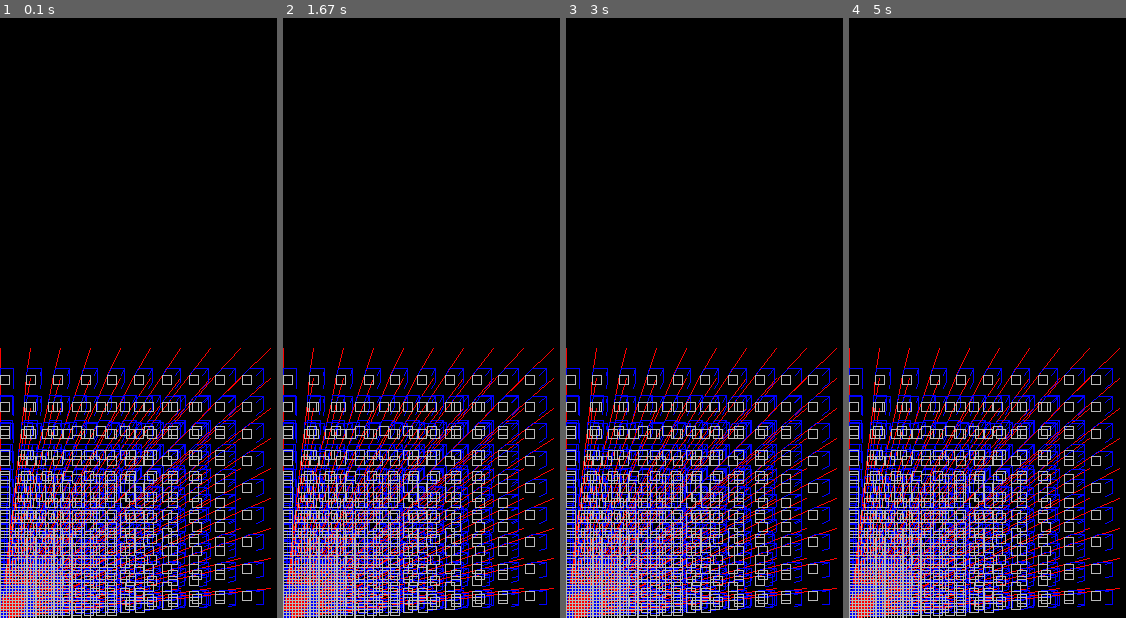
Above: before the commit, frames 1-4 (left to right).
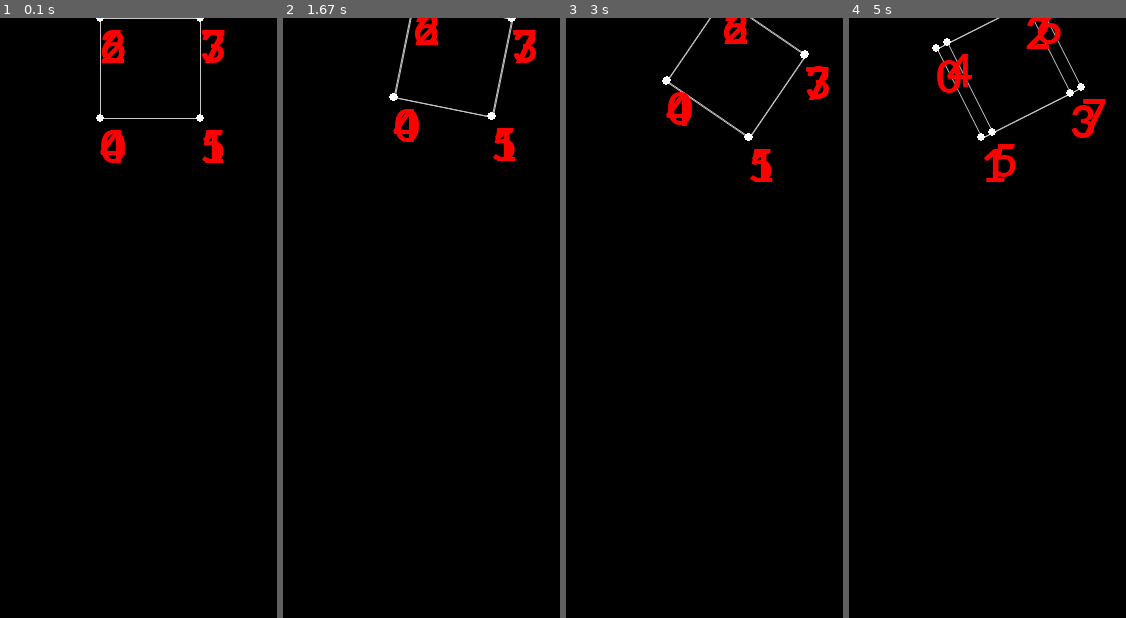
Above: after the commit, the same moments.

Repository: JTWWilson/Minesweeper
Game: pygame game, started from test.py
The game is run twice, just before and just after one commit, with the same random seed, the same clock (stepped at 60 frames per second) and the same inputs.
Inputs:
- Up to frame 1 (0.1 s): no input
- Up to frame 2 (1.67 s): hold Q 0.33-0.8 s; hold Right 0.33-0.8 s; hold Right 0.83-1.3 s; tap Z at 0.9, 1.2, 1.4 s; tap X at 0.98 s; hold Up 1.33-1.63 s; hold W 1.33-1.63 s
- Up to frame 3 (3 s): hold Right 1.67-2.13 s; tap Z at 1.73, 2.03, 2.23, 2.53, 2.8 s; hold Left 2.17-2.7 s; hold A 2.17-2.7 s; tap X at 2.32 s; hold Down from 2.73 s (still down); hold S from 2.73 s (still down)
- Up to frame 4 (5 s): release Down at 3.03 s; release S at 3.03 s; hold Left 3.07-3.47 s; hold A 3.07-3.47 s; tap Z at 3.13, 3.43, 3.57, 3.97, 4.27, 4.63 s; hold Up 3.5-3.87 s; hold W 3.5-3.87 s; tap X at 3.65 s; hold Right 3.9-4.53 s; hold Down 4.57-4.93 s; hold S 4.57-4.93 s; hold Left from 4.97 s (still down); hold A from 4.97 s (still down)

The runs differ from the first frame. In frame 1, 20% of the frame differs, in the area x 0-98%, y 0-100%; in frame 2, 20%; in frame 3, 20%; in frame 4, 21%.

Commit message:
Added 3D visualisation, rotation and translation
Using the tutorials from
http://www.petercollingridge.co.uk/pygame-3d-graphics-tutorial I have
created a cube that rotates and translates depending on the user's input

Diff:
--- a/test.py
+++ b/test.py
@@ -1,4 +1,5 @@
 import pygame
+import wireframe
 
 # Colours
 BLACK = (0, 0, 0)
@@ -19,15 +20,116 @@
 FONT = 'Calibri'
 TEXTSIZE = 70
 
+# Converts the user's key-input to a rotation or translation
+key_to_function = {
+    pygame.K_LEFT: (lambda x: x.translateall('x', -10)),
+    pygame.K_RIGHT: (lambda x: x.translateall('x', 10)),
+    pygame.K_DOWN: (lambda x: x.translateall('y', 10)),
+    pygame.K_UP: (lambda x: x.translateall('y', -10)),
+    # pygame.K_EQUALS: (lambda x: x.scaleAll(1.25)),
+    # pygame.K_MINUS:  (lambda x: x.scaleAll( 0.8)),
+    pygame.K_q: (lambda x: x.rotateall('X', 0.1)),
+    pygame.K_w: (lambda x: x.rotateall('X', -0.1)),
+    pygame.K_a: (lambda x: x.rotateall('Y', 0.1)),
+    pygame.K_s: (lambda x: x.rotateall('Y', -0.1)),
+    pygame.K_z: (lambda x: x.rotateall('Z', 0.1)),
+    pygame.K_x: (lambda x: x.rotateall('Z', -0.1))}
 
-def convert_to_2d(point=(0, 0, 0)):
-    #  * (point[2] * .3)
-    return [point[0] * (point[2] * .3) * 10, 600 - point[1] * (point[2] * .3) * 10]
 
-print(convert_to_2d([3, 3, 3]))
+class ProjectionViewer:
+    """
+    Displays 3D objects on a Pygame screen
+    """
+
+    def __init__(self, width, height):
+        """
+        :param width: Width of the screen that 'run' creates
+        :param height: Height of the screen that 'run' creates
+        """
+        self.width = width
+        self.height = height
+        self.screen = pygame.display.set_mode((width, height))
+        pygame.display.set_caption('Wireframe Display')
+        self.background = (0, 0, 0)
+
+        self.wireframes = {}
+        self.displayvertices = True
+        self.displayedges = True
+        self.vertexColour = (255, 255, 255)
+        self.edgeColour = (200, 200, 200)
+        self.vertexRadius = 4
+
+    def addwireframe(self, name, frame):
+        """
+        Adds a named Wireframe object
+        :param name: The name of the object
+        :param frame: The object itself
+        """
+        self.wireframes[name] = frame
+
+    def run(self):
+        """
+        Create a pygame screen until it is closed by the user.
+        """
+
+        running = True
+        while running:
+            for event in pygame.event.get():
+                if event.type == pygame.QUIT:
+                    running = False
+                elif event.type == pygame.KEYDOWN:
+                    if event.key in key_to_function:
+                        key_to_function[event.key](self)
+
+            self.display()
+            pygame.display.flip()
+
+    def display(self):
+        """ Draw the wireframes on the screen. """
+
+        self.screen.fill(self.background)
+
+        for frame in self.wireframes.values():
+            if self.displayedges:
+                for edge in frame.edges:
+                    pygame.draw.aaline(self.screen, self.edgeColour, (edge.start.x, edge.start.y),
+                                       (edge.stop.x, edge.stop.y), 1)
+
+            if self.displayvertices:
+                for vertex in range(len(frame.vertices)):
+                    font = pygame.font.SysFont(FONT, 50, True, False)
+                    text = font.render(str(vertex), True, RED)
+                    self.screen.blit(text, (int(frame.vertices[vertex].x),
+                                            int(frame.vertices[vertex].y)))
+                    pygame.draw.circle(self.screen,
+                                       self.vertexColour,
+                                       (int(frame.vertices[vertex].x),
+                                        int(frame.vertices[vertex].y)),
+                                       self.vertexRadius, 0)
+
+    def translateall(self, axis, d):
+        """
+        Translate all wireframes along a given axis by d units.
+        :param axis: The axis on which the wireframes are translated
+        :param d: By how many units they are translated
+        """
+        for frame in self.wireframes:
+            self.wireframes[frame].translate(axis, d)
+
+    def rotateall(self, axis, theta):
+        """
+        Rotate all wireframe about their centre, along a given axis by a given angle.
+        :param axis: The axis on which the wireframes are rotated
+        :param theta: By what angle they are rotated
+        """
+        rotatefunction = 'rotate' + axis.lower()
+
+        for frame in self.wireframes:
+            centre = self.wireframes[frame].findcentre()
+            getattr(self.wireframes[frame], rotatefunction)(centre, theta)
+
 
 board = []
-screen = pygame.display.set_mode((600, 600))
 clock = pygame.time.Clock()
 
 for i in range(10):
@@ -35,67 +137,36 @@
     for j in range(10):
         aisle = []
         for k in range(10):
-            aisle.append({'value': '1',
-                            '2dpos': convert_to_2d([i, j, k]),
-                            'line': pygame.draw.line(screen, RED,
-                                                     convert_to_2d([i, j, k]),
-                                                     convert_to_2d([i, j, k + 1])),
-                            'cube1': pygame.draw.line(screen, BLUE,
-                                                      convert_to_2d([i, j, k]),
-                                                      convert_to_2d([i, j, k + .25])),
-                            'cube2': pygame.draw.line(screen, BLUE,
-                                                    convert_to_2d([i + .5, j, k]),
-                                                    convert_to_2d([i + .5, j, k + .25])),
-                            'cube3': pygame.draw.line(screen, BLUE,
-                                                    convert_to_2d([i + .5, j - .5, k]),
-                                                    convert_to_2d([i + .5, j - .5, k + .25])),
-                            'cube4': pygame.draw.line(screen, BLUE,
-                                                    convert_to_2d([i, j, k + .25]),
-                                                    convert_to_2d([i + .5, j, k + .25])),
-                            'cube5': pygame.draw.line(screen, BLUE,
-                                                    convert_to_2d([i + .5, j, k + .25]),
-                                                    convert_to_2d([i + .5, j - .5, k + .25]))
-            })
+            if [0, 0] == [i, j]:
+                [i, j, k] = [x + 1 * 100 for x in [i, j, k]]
+                aisle.append(wireframe.Wireframe([[i, j, k],
+                                                  [i + 100, j, k],
+                                                  [i, j - 100, k],
+                                                  [i + 100, j - 100, k],
+                                                  [i, j, k + 100],
+                                                  [i + 100, j, k + 100],
+                                                  [i, j - 100, k + 100],
+                                                  [i + 100, j - 100, k + 100]
+                                                  ],
+                                                 [(n, n + 4)
+                                                  for n in range(0, 4)] + [(n, n + 1)
+                                                                           for n in range(0, 8, 2)] + [(n, n + 2)
+                                                                                                       for n in
+                                                                                                       (0, 1, 4, 5)]
+                                                 ))
+                # aisle[-1].scale(1, (300, 300))
         row.append(aisle)
     board.append(row)
 
 pygame.init()
 
-#NEEDS FINISHING
-#   _____
-#  /    /|
-# /____/ |
-#|    | /
-#|____|/
-#
-#   _____
-#  /    /|
-# /    / |
-#       /
-#      /
+display = ProjectionViewer(600, 600)
 
 
+for i in range(len(board)):
+    for j in range(len(board[i])):
+        for k in range(len((board[i][j]))):
+            if [i, j] == [0, 0]:
+                display.addwireframe((i, j, k), board[i][j][k])
 
-while True:
-    for event in pygame.event.get():
-        if event.type == pygame.QUIT:
-            pygame.quit()
-            quit()
-    for i in range(len(board)):
-        for j in range(len(board[i])):
-            for k in range(len((board[i][j]))):
-                #board[i][j][k]['line'].blit
-                #font = pygame.font.SysFont(FONT, 1, True, False)
-                #text = font.render(str(board[j][i][k]['value']), True, GREY)
-                #screen.blit(text, [(margin + gridwidth) * i + margin * 2,
-                #                   (margin + gridheight) * j - margin * 2,
-                #                   gridwidth,
-                #                   gridheight])
-                pygame.draw.rect(screen, GREY,
-                                 (board[i][j][k]['2dpos'][0],
-                                  board[i][j][k]['2dpos'][1],
-                                  10,
-                                  10,
-                                  ), 1)
-    clock.tick(60)
-    pygame.display.flip()
+display.run()
--- a/wireframe.py
+++ b/wireframe.py
@@ -1,4 +1,10 @@
-class Node:
+import math
+
+
+class Vertex:
+    """
+    Defines a vertex which holds its x, y and z coordinates
+    """
     def __init__(self, coordinates):
         self.x = coordinates[0]
         self.y = coordinates[1]
@@ -6,58 +12,111 @@
 
 
 class Edge:
+    """
+    Defines an edge which holds its starting and stopping points
+    """
     def __init__(self, start, stop):
         self.start = start
         self.stop = stop
 
 
 class Wireframe:
-    def __init__(self):
-        self.nodes = []
+    """
+    A wireframe object that has a given number of vertices and a given number of edges
+    """
+    def __init__(self, vertices=(), edges=()):
+        """
+        Defines the wireframe, with vertices and edges if necessary
+        :param vertices: The wireframe's vertices
+        :param edges: The wireframe's edges
+        """
+        self.vertices = []
         self.edges = []
+        if len(vertices) > 0:
+            self.addvertices(vertices)
+        if len(edges) > 0:
+            self.addedges(edges)
 
-    def addNodes(self, nodelist):
-        for node in nodelist:
-            self.nodes.append(Node(node))
+    def addvertices(self, vertexlist):
+        """
+        Allows the program to add in a given number of vertices
+        :param vertexlist: The list of vertices to be added
+        """
+        for vertex in vertexlist:
+            self.vertices.append(Vertex(vertex))
 
-    def addEdges(self, edgelist):
+    def addedges(self, edgelist):
+        """
+        Allows the program to add in a given number of vertices
+        :param edgelist: The list of edges to be added
+        """
         for (start, stop) in edgelist:
-            self.edges.append(Edge(self.nodes[start], self.nodes[stop]))
-
-    def outputNodes(self):
-        print("\n --- Nodes --- ")
-        for i, node in enumerate(self.nodes):
-            print(" %d: (%.2f, %.2f, %.2f)" % (i, node.x, node.y, node.z))
-
-    def outputEdges(self):
-        print("\n --- Edges --- ")
-        for i, edge in enumerate(self.edges):
-            print(" %d: (%.2f, %.2f, %.2f)" % (i, edge.start.x, edge.start.y, edge.start.z))
-            print("to (%.2f, %.2f, %.2f)" % (edge.stop.x, edge.stop.y, edge.stop.z))
+            self.edges.append(Edge(self.vertices[start], self.vertices[stop]))
 
     def translate(self, axis, d):
-        """ Add constant 'd' to the coordinate 'axis' of each node of a wireframe """
+        """
+        Translate each vertex of a wireframe by 'd' in the given axis, 'axis'
+        :param axis: The axis in which the wireframe is translated
+        :param d: The amount by which the wireframe is translated
+        """
 
         if axis in ['x', 'y', 'z']:
-            for node in self.nodes:
-                setattr(node, axis, getattr(node, axis) + d)
+            for vertex in self.vertices:
+                setattr(vertex, axis, getattr(vertex, axis) + d)
 
-    def scale(self, centres, scale):
-        """ Scale the wireframe from the centre of the screen """
+    #def scale(self, centres, scale):
+    #    """"""
+    #    """ Scale the wireframe from the centre of the screen """
+    #
+    #    for vertex in self.vertices:
+    #        vertex.x = centres[0] + scale * (vertex.x - centres[0])
+    #        vertex.y = centres[1] + scale * (vertex.y - centres[1])
+    #        vertex.z *= scale
 
-        for node in self.nodes:
-            node.x = centres[0] + scale * (node.x - centres[0])
-            node.y = centres[1] + scale * (node.y - centres[1])
-            node.z *= scale
+    def findcentre(self):
+        """ Find the centre of the wireframe. """
 
+        num_vertices = len(self.vertices)
+        meanx = sum([vertex.x for vertex in self.vertices]) / num_vertices
+        meany = sum([vertex.y for vertex in self.vertices]) / num_vertices
+        meanz = sum([vertex.z for vertex in self.vertices]) / num_vertices
+
+        return meanx, meany, meanz
+
+    def rotatex(self, centres, radians):
+        for vertex in self.vertices:
+            y = vertex.y - centres[1]
+            z = vertex.z - centres[2]
+            d = math.hypot(y, z)
+            theta = math.atan2(y, z) + radians
+            vertex.z = centres[2] + d * math.cos(theta)
+            vertex.y = centres[1] + d * math.sin(theta)
+
+    def rotatey(self, centres, radians):
+        for vertex in self.vertices:
+            x = vertex.x - centres[0]
+            z = vertex.z - centres[2]
+            d = math.hypot(x, z)
+            theta = math.atan2(x, z) + radians
+            vertex.z = centres[2] + d * math.cos(theta)
+            vertex.x = centres[0] + d * math.sin(theta)
+
+    def rotatez(self, centres, radians):
+        for vertex in self.vertices:
+            x = vertex.x - centres[0]
+            y = vertex.y - centres[1]
+            d = math.hypot(y, x)
+            theta = math.atan2(y, x) + radians
+            vertex.x = centres[0] + d * math.cos(theta)
+            vertex.y = centres[1] + d * math.sin(theta)
 
 if __name__ == "__main__":
-    cube_nodes = [(x, y, z) for x in (0, 1) for y in (0, 1) for z in (0, 1)]
+    cube_vertices = [(x, y, z) for x in (0, 1) for y in (0, 1) for z in (0, 1)]
     cube = Wireframe()
-    cube.addNodes(cube_nodes)
-    cube.addEdges([(n, n + 4) for n in range(0, 4)])
-    cube.addEdges([(n, n + 1) for n in range(0, 8, 2)])
-    cube.addEdges([(n, n + 2) for n in (0, 1, 4, 5)])
+    cube.addvertices(cube_vertices)
+    cube.addedges([(n, n + 4) for n in range(0, 4)])
+    cube.addedges([(n, n + 1) for n in range(0, 8, 2)])
+    cube.addedges([(n, n + 2) for n in (0, 1, 4, 5)])
 
-    cube.outputNodes()
-    cube.outputEdges()
+    cube.outputvertices()
+    cube.outputedges()
